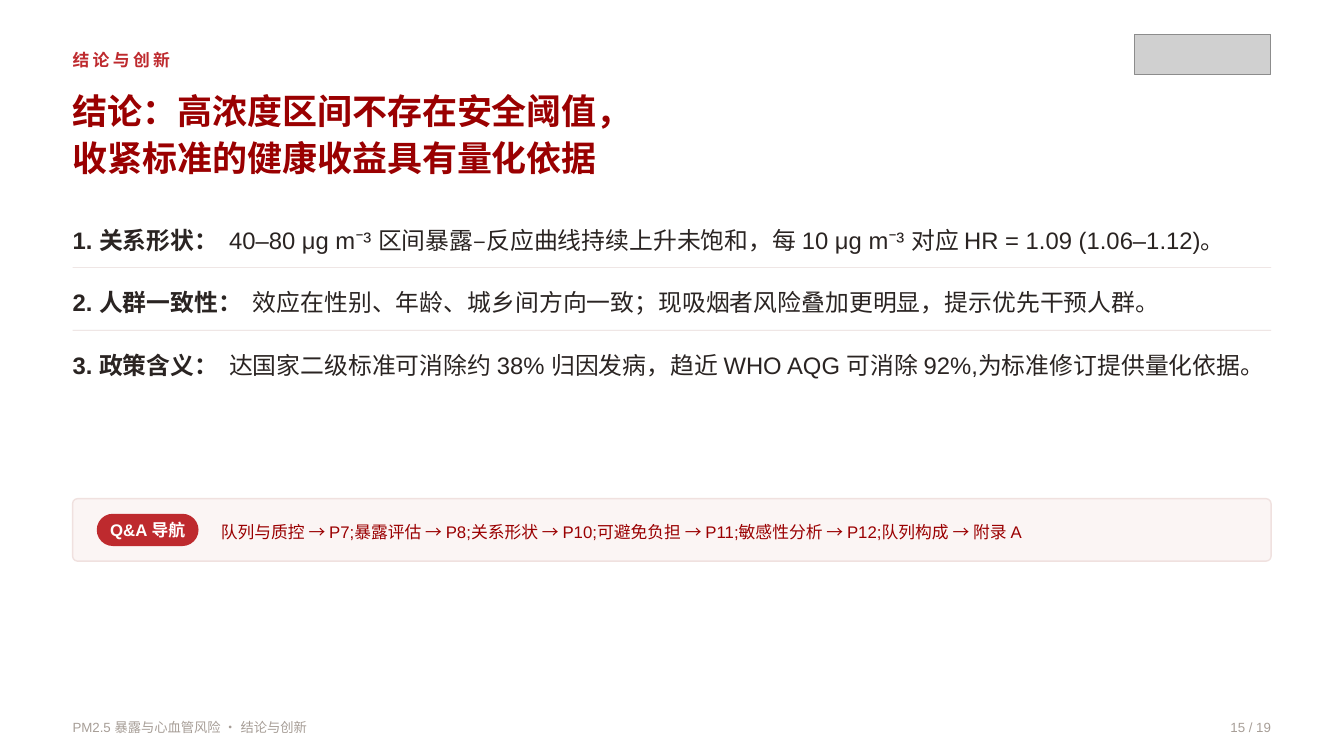
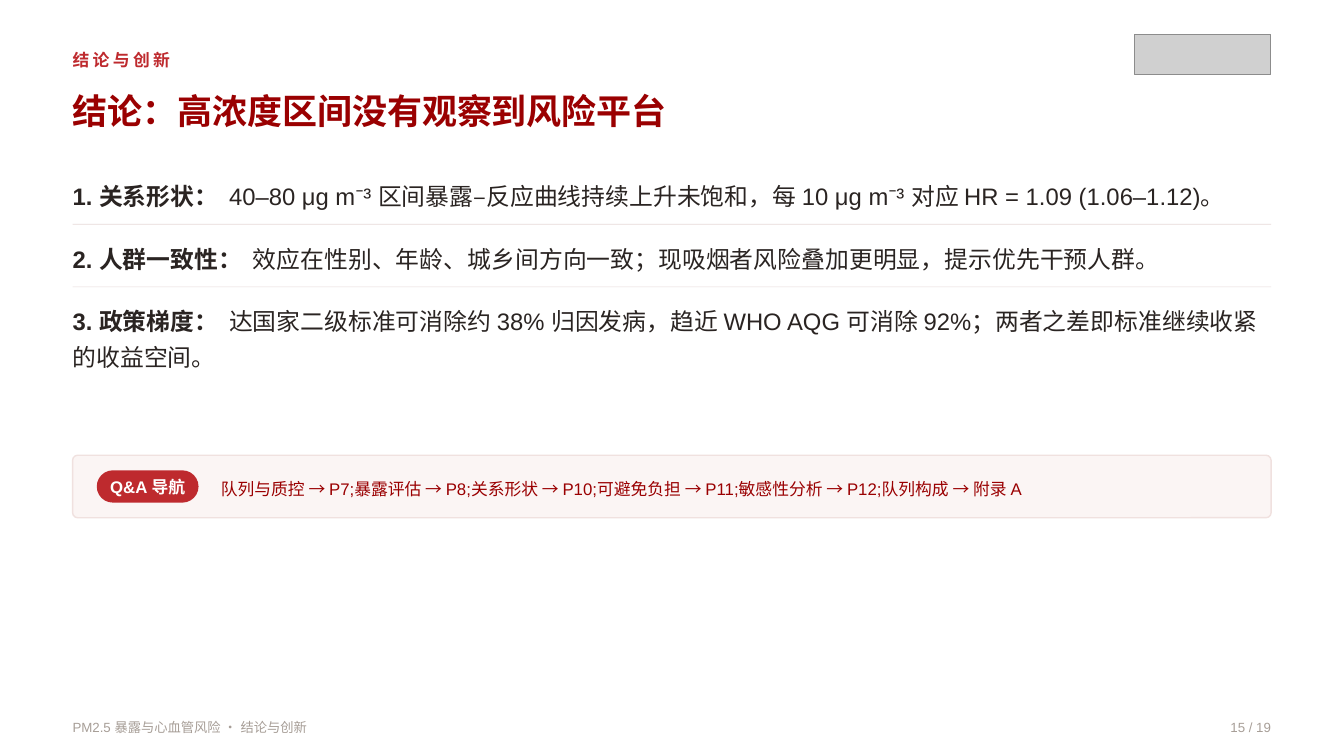
Before and after one commit to qingguang0309/academic-skills, a slide deck: slide 15 of examples/pm25-defense-slides/pm25_defense.pptx. Drawn at 1344x756 pixels with LibreOffice and Linux fonts; fonts in the diff are those of the drawing; grey boxes stand for pictures. Boxes give left, top, right and bottom in pixels: in the first picture for what was removed or moved away, otherwise in the second. Text is boxed around its words. In the diff, an @@ line names an element or a change of style, - is before the commit and + after.

```diff
--- a/examples/pm25-defense-slides/pm25_defense.pptx
+++ b/examples/pm25-defense-slides/pm25_defense.pptx
@@ text at (73,94,667,127): text changed @@
-结论：高浓度区间不存在安全阈值，
-收紧标准的健康收益具有量化依据
+结论：高浓度区间没有观察到风险平台
@@ text at (73,309,1258,368): text changed @@
-3. 政策含义： 达国家二级标准可消除约 38% 归因发病，趋近 WHO AQG 可消除 92%,为标准修订提供量化依据。
+3. 政策梯度： 达国家二级标准可消除约 38% 归因发病，趋近 WHO AQG 可消除 92%；两者之差即标准继续收紧的收益空间。
@@ 4 texts, 2 rectangles, 2 rounded rectangles: place and size @@
-4 texts, 2 rectangles, 2 rounded rectangles at (73,228,1271,562)
+4 texts, 2 rectangles, 2 rounded rectangles at (73,184,1271,518)
```
Also in this commit, not shown: 9 other slides changed, 5 other files.
